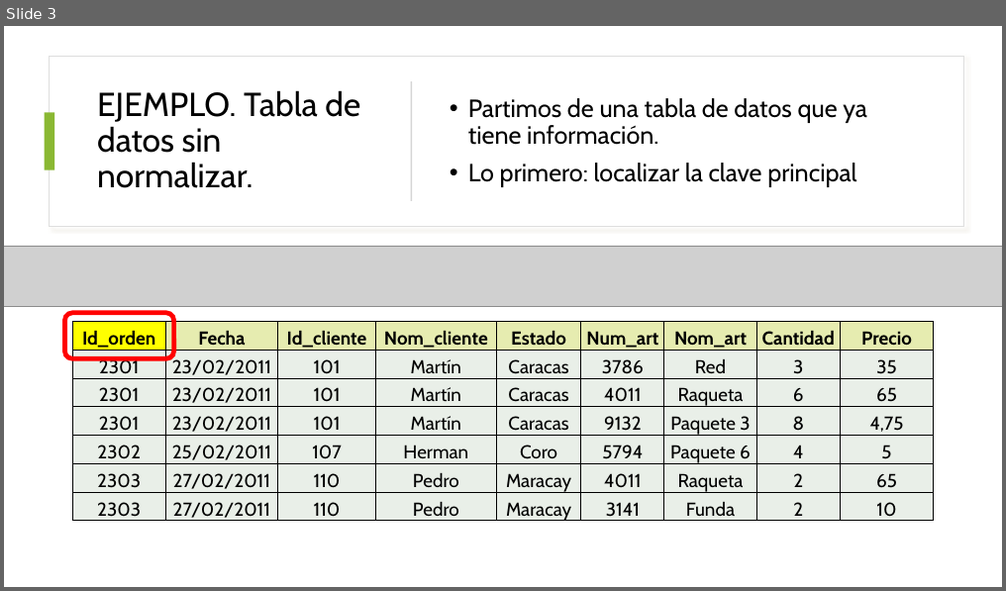
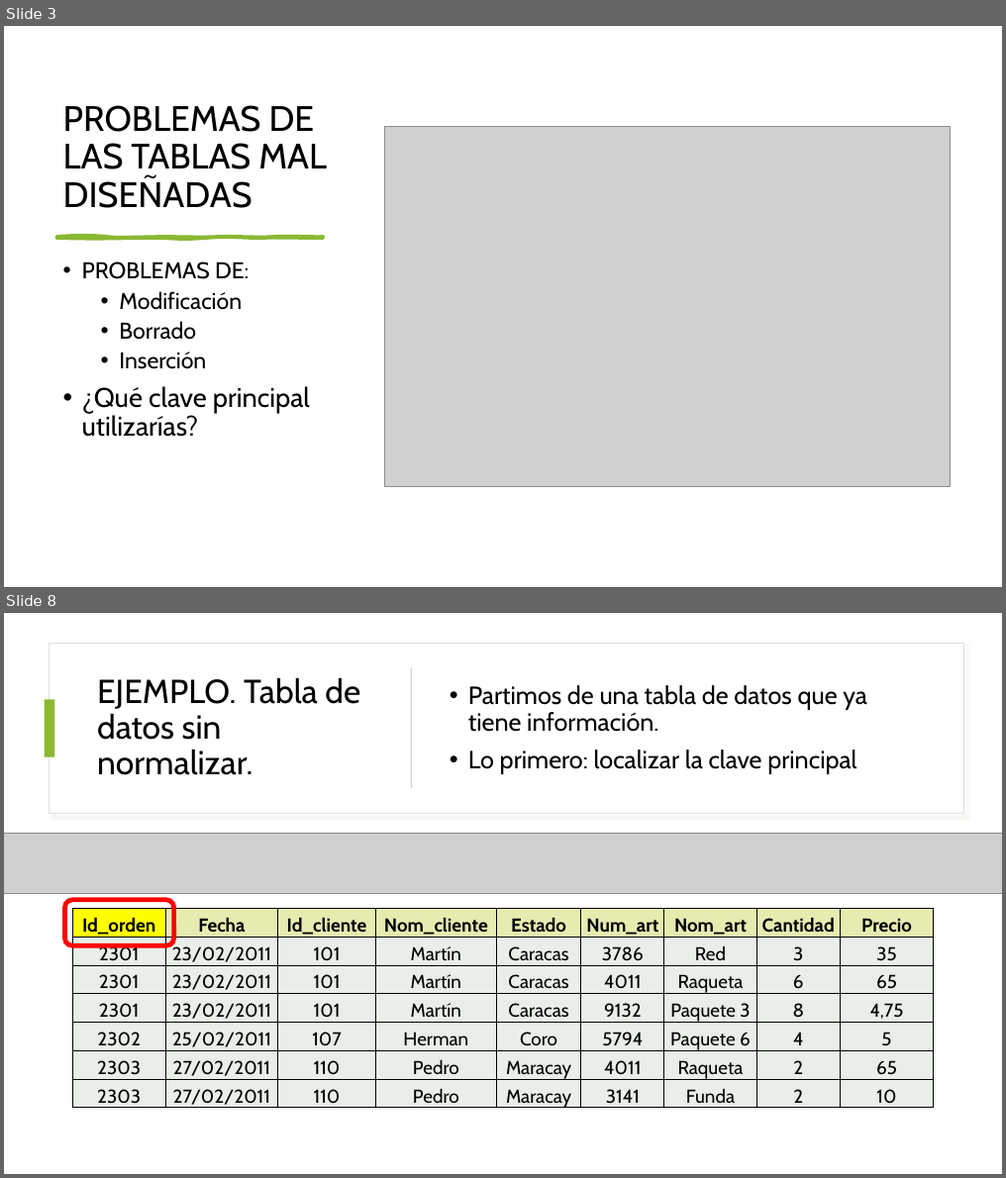
Before and after one commit to NuriaCelis/GBD2627, a slide deck: Tema2/NORMALIZACIÓN.pptx. Shown one above the other, each under a label of ours: slide 3 before the commit, slides 3 and 8 after it; the slides between them are not shown. The pictures are 1006x591 and 1006x1178 pixels, drawn with LibreOffice and Linux fonts; fonts in the diff are those of the drawing; grey boxes stand for pictures. Boxes give left, top, right and bottom in pixels: in the first picture for what was removed or moved away, otherwise in the second. Text is boxed around its words. In the diff, an @@ line names an element or a change of style, - is before the commit and + after.

```diff
--- a/Tema2/NORMALIZACIÓN.pptx
+++ b/Tema2/NORMALIZACIÓN.pptx
@@ slide 3 added at (4,26,1002,587), background #FFFFFF @@
@@ title added at (63,105,327,208), 34 pt, text #000000 @@
+PROBLEMAS DE LAS TABLAS MAL DISEÑADAS
@@ picture added at (385,126,950,486) @@
@@ freeform shape added at (56,236,323,238), fill #8AB833, outline #8AB833 3 pt @@
@@ text added at (82,262,310,437), 22 pt, text #000000 @@
+• PROBLEMAS DE:
+  • Modificación
+  • Borrado
+  • Inserción
+• ¿Qué clave principal utilizarías?
@@ what was slide 3 is now slide 8 @@
```
Also in this commit, not shown: 1 slide changed, 4 other slides added, 3 other files.
